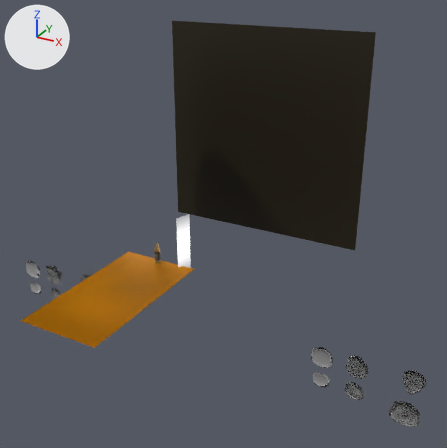
A saved change to the Blender file garrafa-cerveja.blend.
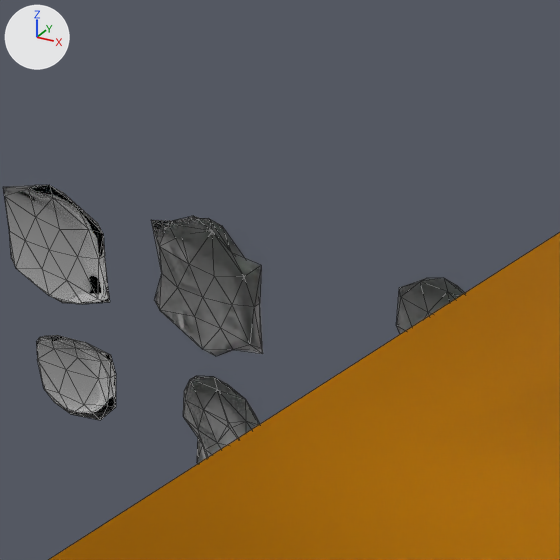
The first picture shows the older version from a 50 mm lens placed at (4.31, -6.03, 3.63), pointed at (0.55, 0.8, 0.22). The close-ups show the older and then the newer version on the part from 6% to 23% of the width and 52% to 70% of the height of that picture. Only the edits that show in the close-ups are written down. The lights are fixed; the arrows at upper left show +X, +Y and +Z. The close-ups show mesh edges as thin lines.

The scene before the commit, as lines of its bpy script (objects in view):
```python
me_icosphere_002 = bpy.data.meshes.new('Icosphere.002')
me_icosphere_002.from_pydata(...)  # 84 vertices, 160 faces; spans x -1.35..1.15, y -0.23..0.23, z -1.24..1.38
me_icosphere_002.polygons.foreach_set('use_smooth', [True] * 160)
me_icosphere_002.materials.append(mat_gotas)  # white #ffffff
me_icosphere_003 = bpy.data.meshes.new('Icosphere.003')
me_icosphere_003.from_pydata(...)  # 84 vertices, 160 faces; spans x -0.88..0.95, y -0.23..0.23, z -0.93..1.1
me_icosphere_003.polygons.foreach_set('use_smooth', [True] * 160)
me_icosphere_003.materials.append(mat_gotas)  # white #ffffff
me_icosphere_005 = bpy.data.meshes.new('Icosphere.005')
me_icosphere_005.from_pydata(...)  # 84 vertices, 160 faces; spans x -1.06..0.95, y -0.23..0.23, z -1.5..1.11
me_icosphere_005.polygons.foreach_set('use_smooth', [True] * 160)
me_icosphere_005.materials.append(mat_gotas)  # white #ffffff
me_plane_001 = bpy.data.meshes.new('Plane.001')
me_plane_001.from_pydata([(-0.53, -1.0, 0.0), (0.53, -1.0, 0.0), (-0.53, 1.0, 0.0), (0.53, 1.0, 0.0)], [], [(0, 1, 3, 2)])
me_plane_001.materials.append(mat_chao_cenario)  # orange #b47700
ob_gota_m1_002 = bpy.data.objects.new('gota.m1.002', me_icosphere_002)
ob_gota_m1_002.location = (-2.579, 0.641, -1.333)
ob_gota_m1_002.scale = (0.144, 0.144, 0.144)
ob_gota_m1_003 = bpy.data.objects.new('gota.m1.003', me_icosphere_003)
ob_gota_m1_003.location = (-2.591, 0.641, -1.728)
ob_gota_m1_003.scale = (0.144, 0.144, 0.144)
ob_gota_m1_005 = bpy.data.objects.new('gota.m1.005', me_icosphere_005)
ob_gota_m1_005.location = (-1.853, 0.641, -1.27)
ob_gota_m1_005.scale = (0.144, 0.144, 0.144)
ob_plane = bpy.data.objects.new('Plane', me_plane_001)
ob_plane.location = (0.0, -0.938, -0.143)
# also in view: 'gota.m1' at (-3.07, 0.64, -1.33); 'gota.m1.001' at (-3.06, 0.64, -1.7)
```
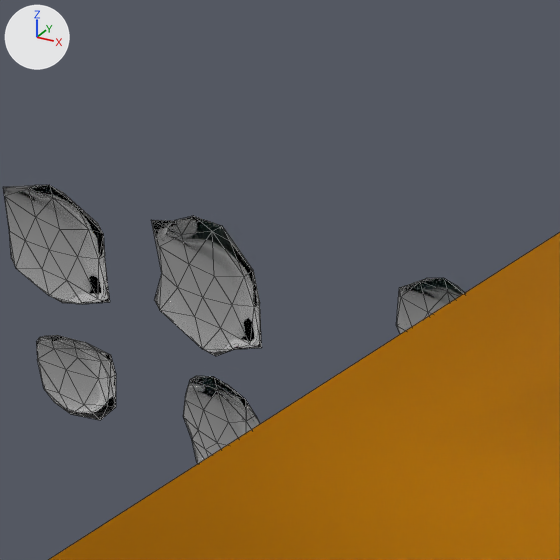
Where the newer file only moved an object's origin or applied its transform, the numbers keep the older frame.

The change, as a list of edits to the scene's bpy script:
```text
Change me_icosphere_002:
    used by ob_gota_m1_002; location = (-2.579, 0.641, -1.333); scale = (0.144, 0.144, 0.144)
    remove me_icosphere_002.from_pydata(...)  # 84 vertices, 160 faces; spans x -1.35..1.15, y -0.23..0.23, z -1.24..1.38
    add me_icosphere_002.from_pydata(...)  # 53 vertices, 81 faces, 1 loose edge; spans x -1.35..0.95, y -0.23..0.23, z -1.24..1.34
    me_icosphere_002 part 1
    31 vertices are removed from x -1.14..1.15, y -0.23..0.19, z -1.1..1.38
    81 faces are deleted
    2 vertices move from x 0.53..1.15, y 0.0, z 0.78..0.85 to x 0.53..0.93, y 0.0, z 0.62..1.06
    1 loose edge is added
    2 new faces join them
Change me_icosphere_003:
    used by ob_gota_m1_003; location = (-2.591, 0.641, -1.728); scale = (0.144, 0.144, 0.144)
    remove me_icosphere_003.from_pydata(...)  # 84 vertices, 160 faces; spans x -0.88..0.95, y -0.23..0.23, z -0.93..1.1
    add me_icosphere_003.from_pydata(...)  # 51 vertices, 77 faces; spans x -0.88..0.95, y -0.23..0.23, z -0.93..1.1
    me_icosphere_003 part 2
    33 vertices are removed from x -0.88..0.95, y -0.23..0.23, z -0.78..1.1
    89 faces are deleted
    2 vertices move from x -0.46..0.24, y -0.11..0.07, z -0.55..-0.23 to x -0.66..0.24, y -0.15..0.07, z -0.69..-0.17
    6 new faces join them
Change me_icosphere_005:
    used by ob_gota_m1_005; location = (-1.853, 0.641, -1.27); scale = (0.144, 0.144, 0.144)
    remove me_icosphere_005.from_pydata(...)  # 84 vertices, 160 faces; spans x -1.06..0.95, y -0.23..0.23, z -1.5..1.11
    add me_icosphere_005.from_pydata(...)  # 52 vertices, 80 faces, 1 loose edge; spans x -1.06..0.95, y -0.23..0.23, z -1.5..1.11
    me_icosphere_005 part 3
    32 vertices are removed from x -1.06..0.95, y -0.23..0.19, z -1.5..0.96
    80 faces are deleted
    1 loose edge is added
```

Location of each change, [x1, y1, x2, y2] in pixels of the close-ups (560 x 560 px):
'gota.m1.002', reshaped: before [152, 216, 263, 356]; after [152, 216, 262, 356]
part 1 of me_icosphere_002, cut back: before [155, 216, 263, 356]; after [194, 216, 260, 306]
part 2 of me_icosphere_003, reshaped: before [183, 376, 260, 464]; after [184, 391, 260, 463]
part 3 of me_icosphere_005, reshaped: before [397, 278, 464, 334]
